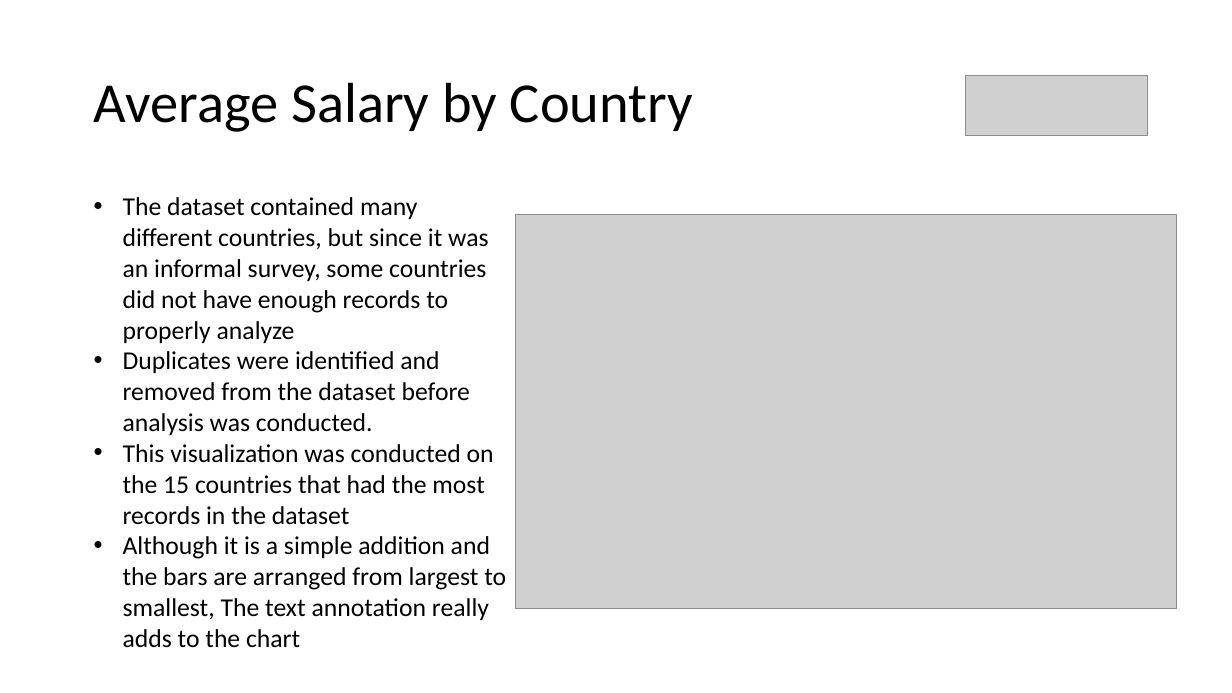
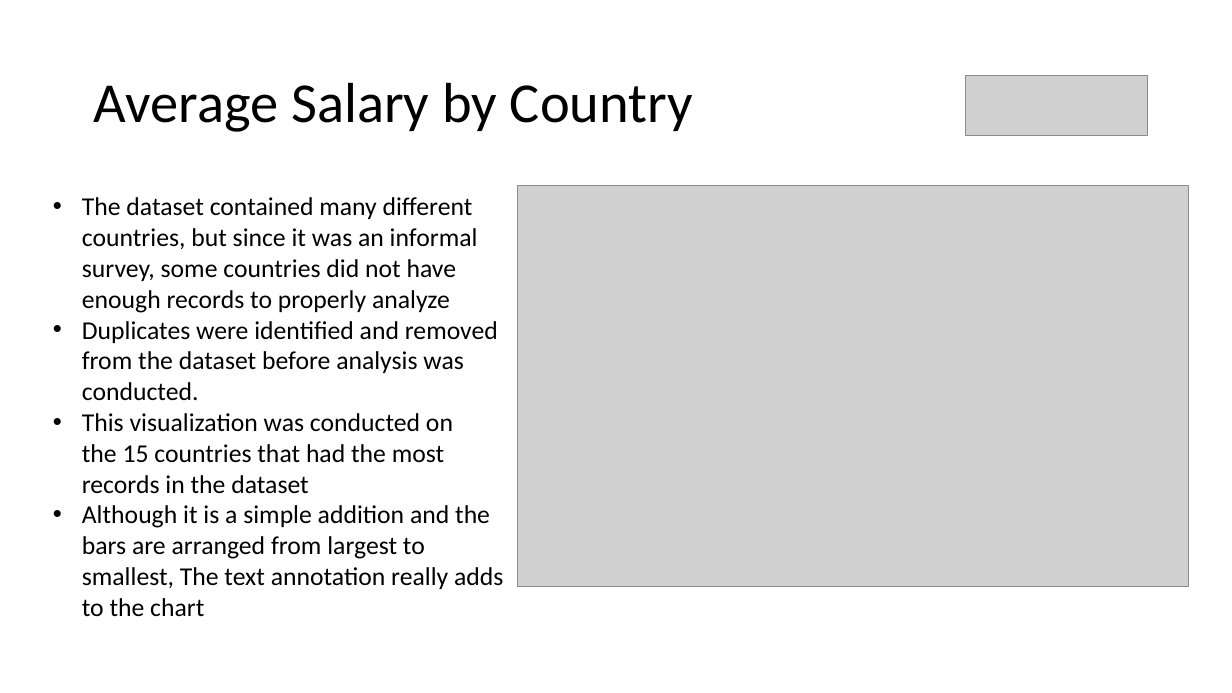
Before and after one commit to wwwinters/MSDS-670-Week-5-Assignment, a slide deck: slide 4 of presentation/WileyWinters_Assignment6.pptx. Drawn at 1232x693 pixels with LibreOffice and Linux fonts; fonts in the diff are those of the drawing; grey boxes stand for pictures. Boxes give left, top, right and bottom in pixels: in the first picture for what was removed or moved away, otherwise in the second. Text is boxed around its words. In the diff, an @@ line names an element or a change of style, - is before the commit and + after.

```diff
--- a/presentation/WileyWinters_Assignment6.pptx
+++ b/presentation/WileyWinters_Assignment6.pptx
@@ text "The dataset contained many different ..." rewrapped from bbox=[123, 197, 506, 648] to bbox=[82, 197, 503, 616] @@
@@ picture: place and size @@
-picture at bbox=[516, 215, 1177, 609]
+picture at bbox=[518, 186, 1189, 586]
```
Also in this commit, not shown: 2 other slides changed, 6 other files.
